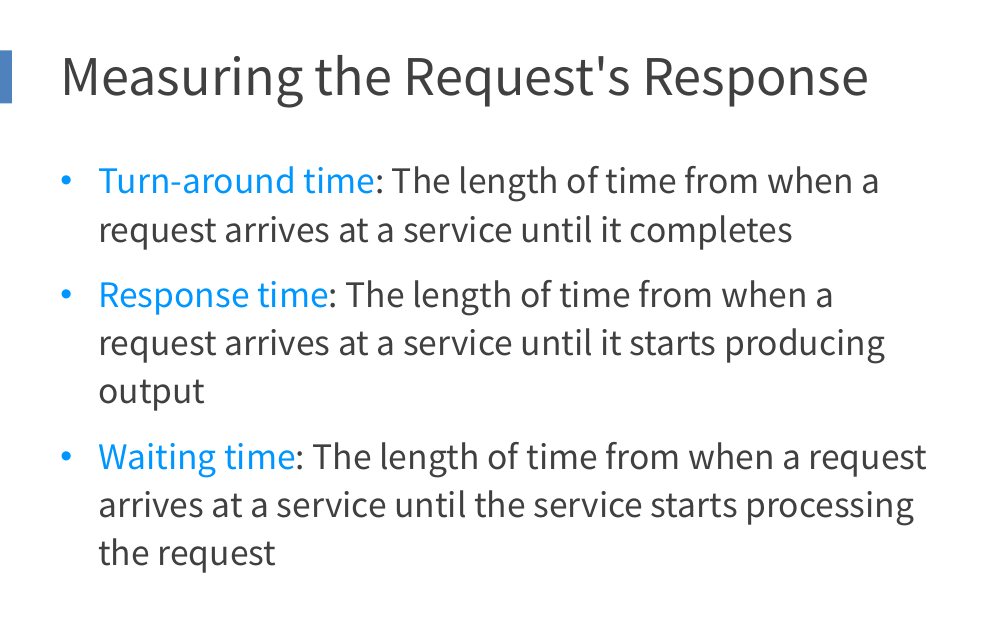
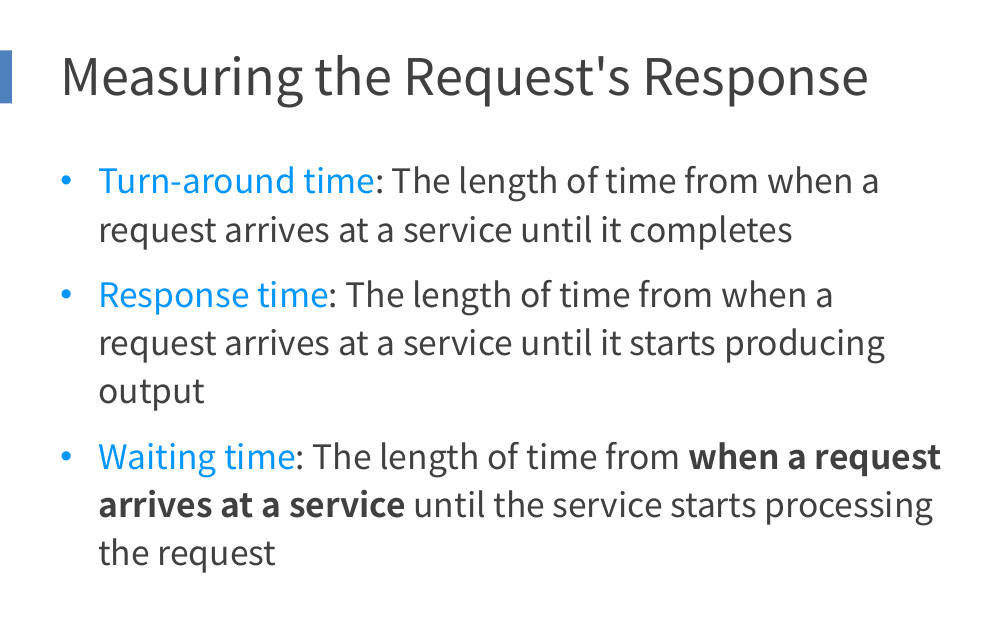
Before and after one commit to yepengpeng-1/2019-2020-autumn-semester, a slide deck: slide 47 of SE-227/slides/CSE-23 Performance-2.pptx. Drawn at 1008x630 pixels with LibreOffice and Linux fonts; fonts in the diff are those of the drawing. Boxes give left, top, right and bottom in pixels: in the first picture for what was removed or moved away, otherwise in the second. Text is boxed around its words. In the diff, an @@ line names an element or a change of style, - is before the commit and + after.

Commit message:
[add] Lecture 23

```diff
--- a/SE-227/slides/CSE-23 Performance-2.pptx
+++ b/SE-227/slides/CSE-23 Performance-2.pptx
@@ text at box(98, 442, 941, 573): bold on in "when a request arrives at a service" @@
```
Also in this commit, not shown: 8 other files.
